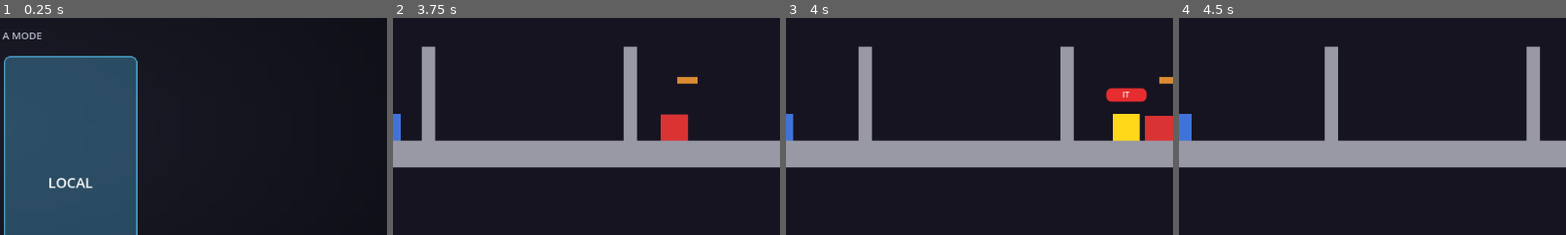
Above: before the commit, frames 1-4 (left to right).
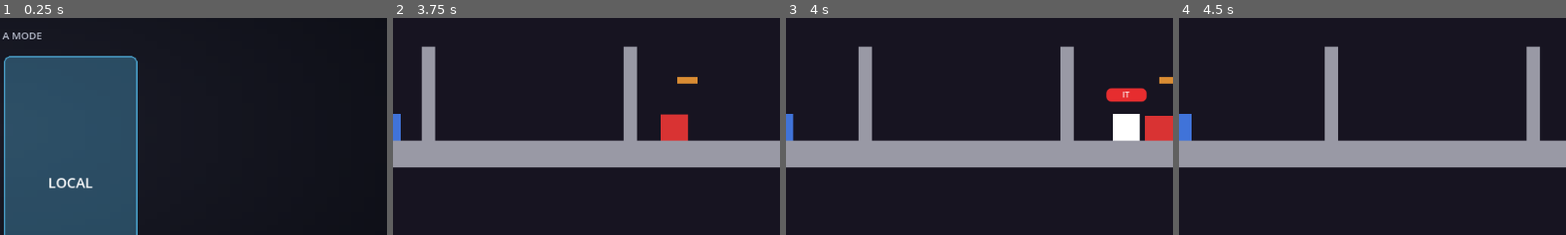
Above: after the commit, the same moments.

Repository: SumDumIdiut/tag
Game: Godot game, scene res://main/bootstrap.tscn
Two runs of this game, one before a commit and one after it. Both use one fixed random seed, a clock stepped at 60 frames per second and the inputs below.
Inputs (mouse positions are % of the whole screen's width and height, from its top left):
- Up to frame 1 (0.25 s): no input
- Up to frame 2 (3.75 s): click "LOCAL" at 0.5 s; click "Play Tag" at 1.25 s; tap Enter at 2 s; move the mouse to (72, 45) at 2.02 s; hold D (move_right) 2.03-2.75 s; hold K (climb) 2.03-2.75 s; click (72, 45) at 2.17 s; tap Space (jump) at 2.27 s; drag from (30, 55) to (45, 70) at 2.77 s; move the mouse to (60, 28) at 3.52 s; hold A (move_left) from 3.53 s (still down); tap Delete at 3.6 s
- Up to frame 3 (4 s): keep holding A (move_left)
- Up to frame 4 (4.5 s): release A (move_left) at 4.25 s; drag from (45, 70) to (20, 35) at 4.27 s
The pictures show only the part of the screen within x 50-100%, y 24-74%; the shares and areas given below are measured in that part.

Frames 1-2 are identical in both runs. In frame 3, 0.9% of the frame differs, in the area x 84-92%, y 44-57%; in frame 4, nothing differs.

Commit message:
IT indicator: yellow -> white
White reads consistently against every player color; yellow was close
enough to the "yellow" player color that a tagged yellow player barely
looked any different.

Diff:
--- a/game/player/player.gd
+++ b/game/player/player.gd
@@ -188,7 +188,7 @@
 # dash's squash visibly opens a gap between the sprite and the ground.
 var _ground_line_y := 0.0
 
-const TAG_IT_COLOR := Color(1.0, 0.85, 0.1, 1.0)
+const TAG_IT_COLOR := Color(1.0, 1.0, 1.0, 1.0)
 
 # One-shot move-tech events (a wall jump, a dash-jump cancel, ...). The
 # square isn't animated by physics (no more per-limb/per-body pendulum
@@ -234,13 +234,13 @@
 ## its own normal look when it's no longer it -- lets TagMode mark whoever's
 ## chasing without every participant needing to know its own color.
 ## Overwrites the rect's own color outright rather than tinting via
-## modulate: modulate multiplies against the base color, so e.g. a blue
-## player (0.25, 0.45, 0.85) * TAG_IT_COLOR (1, 0.85, 0.1) came out a muddy
-## dark olive instead of the intended bright yellow -- unreadable, and
-## different (and equally unreadable) for almost every other color too. A
-## direct override always reads as the same clear yellow regardless of
-## whose it is. Also shows/pulses a floating "IT" label above them, since a
-## body recolor alone can still be easy to miss in the middle of a chase.
+## modulate: modulate multiplies against the base color, which muddied
+## every player color differently (and unreadably) instead of reading as
+## one consistent color. A direct override to plain white always reads the
+## same regardless of whose it is -- and white is the one shade none of
+## PlayerColors' own palette is anywhere close to, so it never blends in.
+## Also shows/pulses a floating "IT" label above them, since a body recolor
+## alone can still be easy to miss in the middle of a chase.
 func set_tagged_it(active: bool) -> void:
 	_is_it = active
 	if _body:
Not shown, changed: relay-server/public/watch.html
